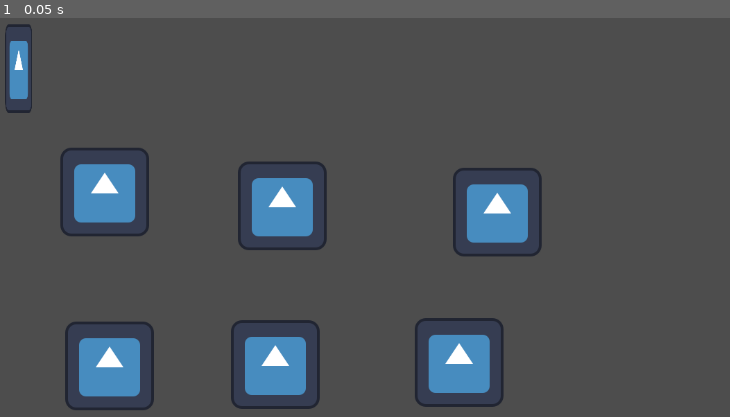
Above: before the commit, frame 1.
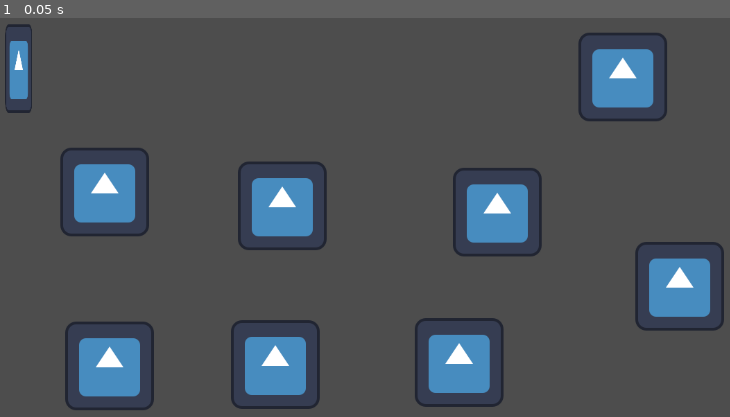
Above: after the commit, the same moment.

Repository: Aaron-C63/Pinky-Vs-BrAIn
Game: Godot game, scene res://Scenes/icon.tscn
Same seed, same stepped clock (60 frames per second), same inputs: the game is played once before the commit and once after it. The project has no main scene, so this scene is started directly.
Inputs:
- Up to frame 1 (0.05 s): no input

The runs differ from the first frame. In frame 1, 3.2% of the frame differs, in the area x 79-100%, y 3-79%.

Commit message:
test merge error

Diff:
--- a/Scenes/Test Scene 2.tscn
+++ b/Scenes/Test Scene 2.tscn
@@ -87,6 +87,6 @@
 texture = ExtResource("1_bngky")
 
 [node name="Icon" type="Sprite2D" parent="Icon6/Icon6"]
-position = Vector2(2126.03, 161.195)
-scale = Vector2(22.6118, 0.144514)
+position = Vector2(736.25, -85.9614)
+scale = Vector2(0.896482, 0.0631642)
 texture = ExtResource("1_bngky")
--- a/Scenes/icon.tscn
+++ b/Scenes/icon.tscn
@@ -8,6 +8,18 @@
 
 [node name="Icon" type="Sprite2D" parent="."]
 position = Vector2(256, 20)
+texture = ExtResource("1_ho2sq")
+
+[node name="Icon6" type="Sprite2D" parent="."]
+position = Vector2(430, -167)
+texture = ExtResource("1_ho2sq")
+
+[node name="Icon7" type="Sprite2D" parent="."]
+position = Vector2(747, -166)
+texture = ExtResource("1_ho2sq")
+
+[node name="Icon8" type="Sprite2D" parent="."]
+position = Vector2(829, 136)
 texture = ExtResource("1_ho2sq")
 
 [node name="Icon2" type="Sprite2D" parent="."]
